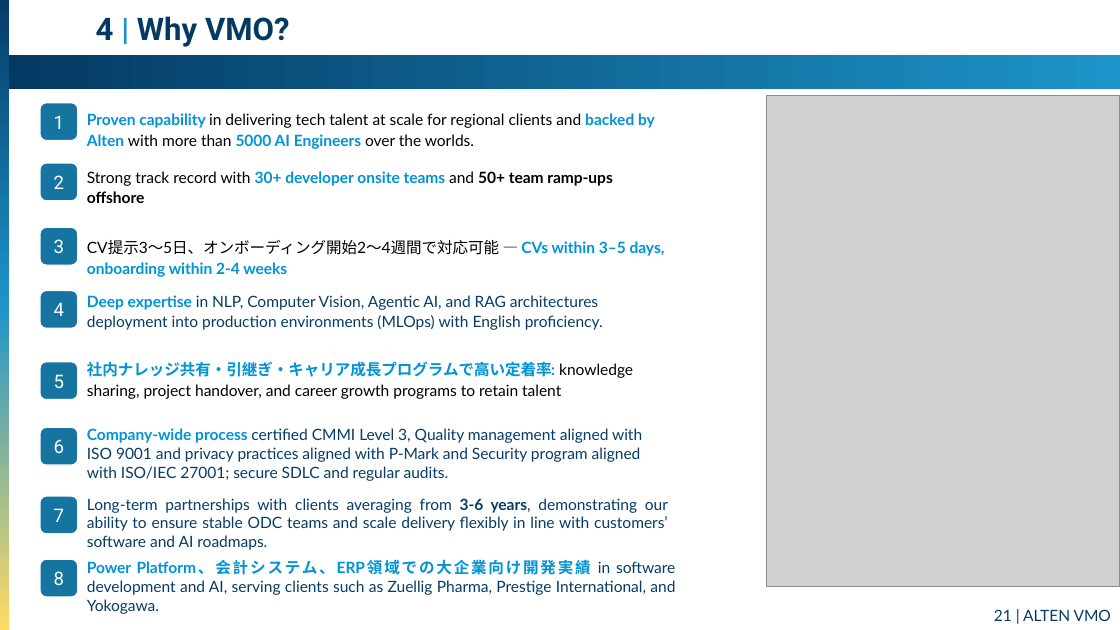
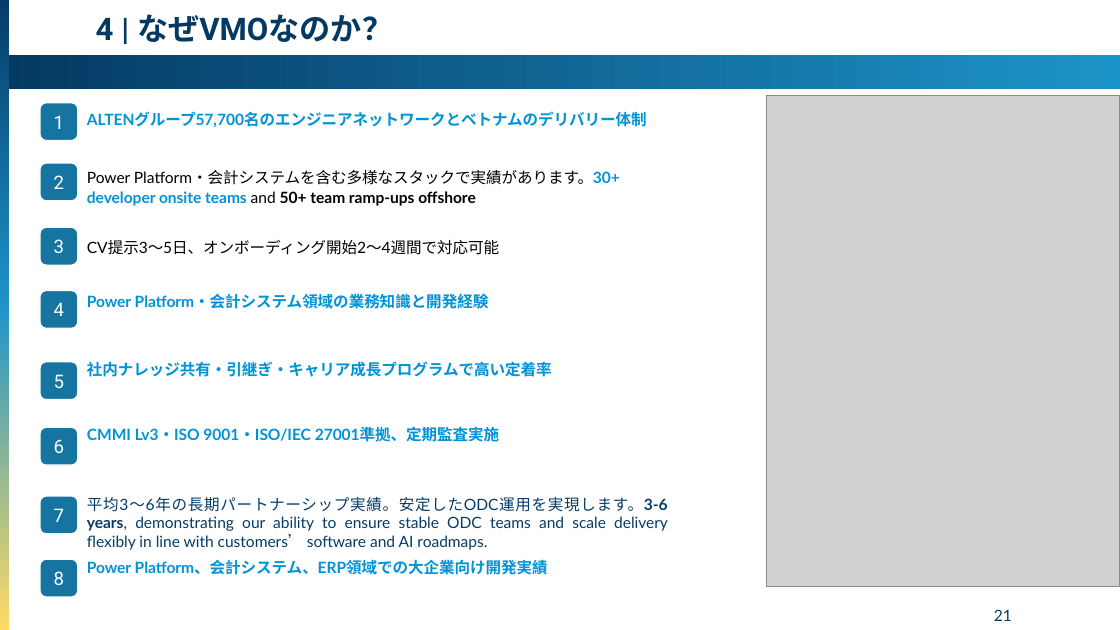
Before and after one commit to sslakd/Utility-app, a slide deck: slide 21 of Fujifilm_ODC_Proposal_JP.pptx. Drawn at 1120x630 pixels with LibreOffice and Linux fonts; fonts in the diff are those of the drawing; grey boxes stand for pictures. Boxes give left, top, right and bottom in pixels: in the first picture for what was removed or moved away, otherwise in the second. Text is boxed around its words. In the diff, an @@ line names an element or a change of style, - is before the commit and + after.

```diff
--- a/Fujifilm_ODC_Proposal_JP.pptx
+++ b/Fujifilm_ODC_Proposal_JP.pptx
@@ text at [96, 14, 393, 42]: text changed @@
-4 | Why VMO?
+4 | なぜVMOなのか？
@@ text at [87, 111, 647, 127]: text changed; text colour #000000 to #0093D6; bold on @@
-Proven capability in delivering tech talent at scale for regional clients and backed by Alten with more than 5000 AI Engineers over the worlds.
+ALTENグループ57,700名のエンジニアネットワークとベトナムのデリバリー体制
@@ text at [87, 170, 620, 206]: text changed @@
-Strong track record with 30+ developer onsite teams and 50+ team ramp-ups offshore
+Power Platform・会計システムを含む多様なスタックで実績があります。30+ developer onsite teams and 50+ team ramp-ups offshore
@@ text at [87, 240, 499, 255]: text changed; text colour #0093D6 to #000000; bold off @@
-CV提示3～5日、オンボーディング開始2～4週間で対応可能 — CVs within 3–5 days, onboarding within 2-4 weeks
+CV提示3～5日、オンボーディング開始2～4週間で対応可能
@@ text at [87, 293, 489, 309]: text changed; text colour #063C67 to #0093D6; bold on @@
-Deep expertise in NLP, Computer Vision, Agentic AI, and RAG architectures deployment into production environments (MLOps) with English proficiency.
+Power Platform・会計システム領域の業務知識と開発経験
@@ text at [87, 361, 552, 377]: text changed; text colour #000000 to #0093D6; bold on @@
-社内ナレッジ共有・引継ぎ・キャリア成長プログラムで高い定着率: knowledge sharing, project handover, and career growth programs to retain talent
+社内ナレッジ共有・引継ぎ・キャリア成長プログラムで高い定着率
@@ text at [87, 427, 499, 442]: text changed; text colour #063C67 to #0093D6; bold on @@
-Company-wide process certified CMMI Level 3, Quality management aligned with ISO 9001 and privacy practices aligned with P-Mark and Security program aligned with ISO/IEC 27001; secure SDLC and regular audits.
+CMMI Lv3・ISO 9001・ISO/IEC 27001準拠、定期監査実施
@@ text at [87, 497, 668, 550]: text changed @@
-Long-term partnerships with clients averaging from 3-6 years, demonstrating our ability to ensure stable ODC teams and scale delivery flexibly in line with customers’ software and AI roadmaps.
+平均3～6年の長期パートナーシップ実績。安定したODC運用を実現します。3-6 years, demonstrating our ability to ensure stable ODC teams and scale delivery flexibly in line with customers’ software and AI roadmaps.
@@ text at [87, 559, 548, 575]: text changed; text colour #063C67 to #0093D6; bold on @@
-Power Platform、会計システム、ERP領域での大企業向け開発実績 in software development and AI, serving clients such as Zuellig Pharma, Prestige International, and Yokogawa.
+Power Platform、会計システム、ERP領域での大企業向け開発実績
@@ page number at [994, 609, 1012, 621]: text changed @@
-21 | ALTEN VMO
+21
```
Also in this commit, not shown: 20 other slides changed, 1 slide added, 1 slide removed.
